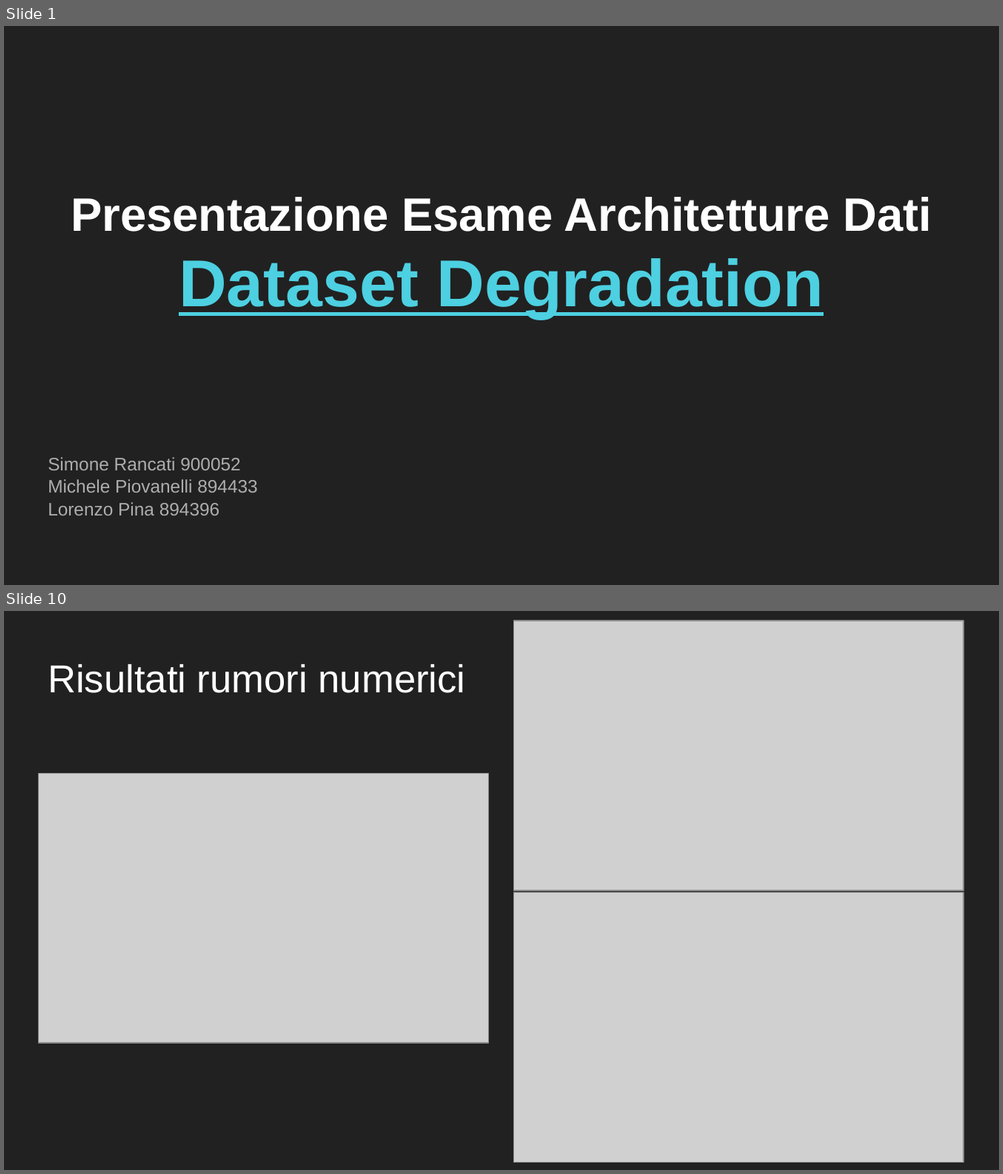
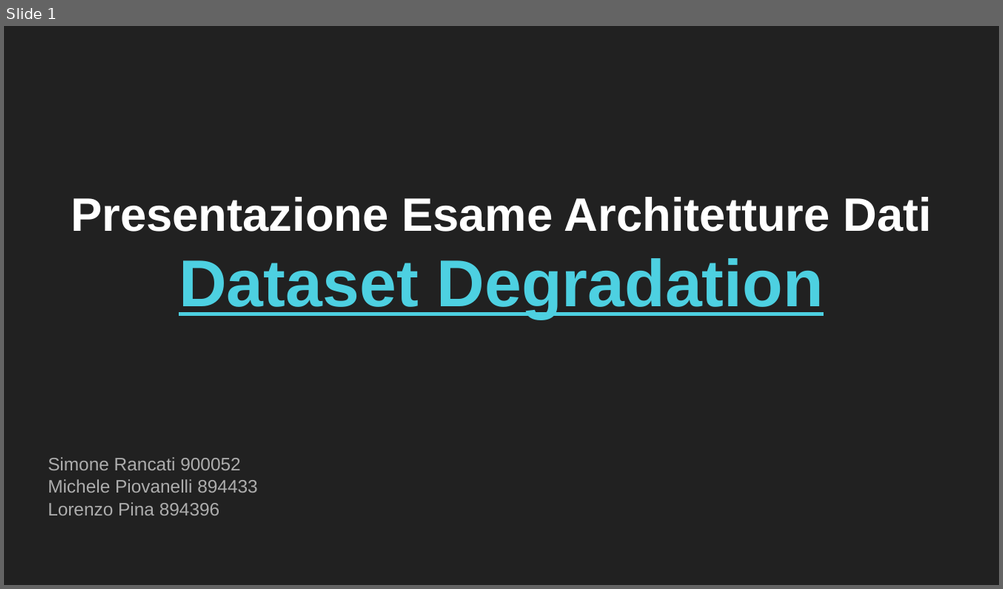
Before and after one commit to LorenzoPinaUnimib/Dataset_Degradetion, a slide deck: Presentazione Progetto Architetture dati.pptx. Shown one above the other, each under a label of ours: slides 1 and 10 before the commit, slide 1 after it; the slides between them are not shown. The pictures are 1003x1174 and 1003x589 pixels, drawn with LibreOffice and Linux fonts; fonts in the diff are those of the drawing; grey boxes stand for pictures. Boxes give left, top, right and bottom in pixels: in the first picture for what was removed or moved away, otherwise in the second. Text is boxed around its words. In the diff, an @@ line names an element or a change of style, - is before the commit and + after.

```diff
--- a/Presentazione Progetto Architetture dati.pptx
+++ b/Presentazione Progetto Architetture dati.pptx
@@ slide 10 removed at <box>4,611,999,1170</box>, background #212121 @@
@@ picture removed at <box>513,621,963,891</box> @@
@@ title removed at <box>48,664,466,693</box> @@
-Risultati rumori numerici
@@ picture removed at <box>39,773,489,1042</box> @@
@@ picture removed at <box>513,892,963,1162</box> @@
```
Also in this commit, not shown: 10 slides changed, 3 slides added, 2 other slides removed, 1 other file.
